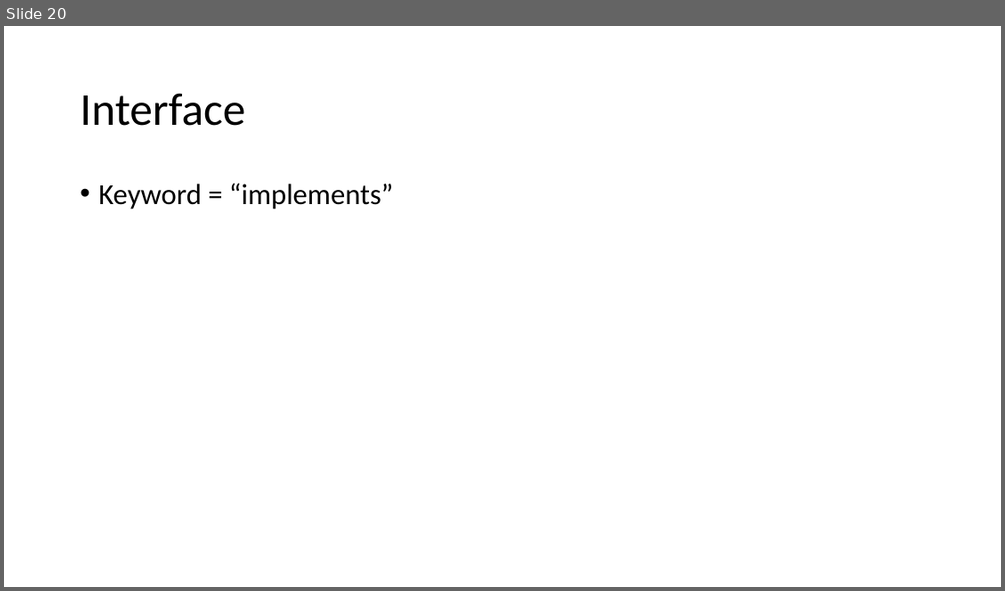
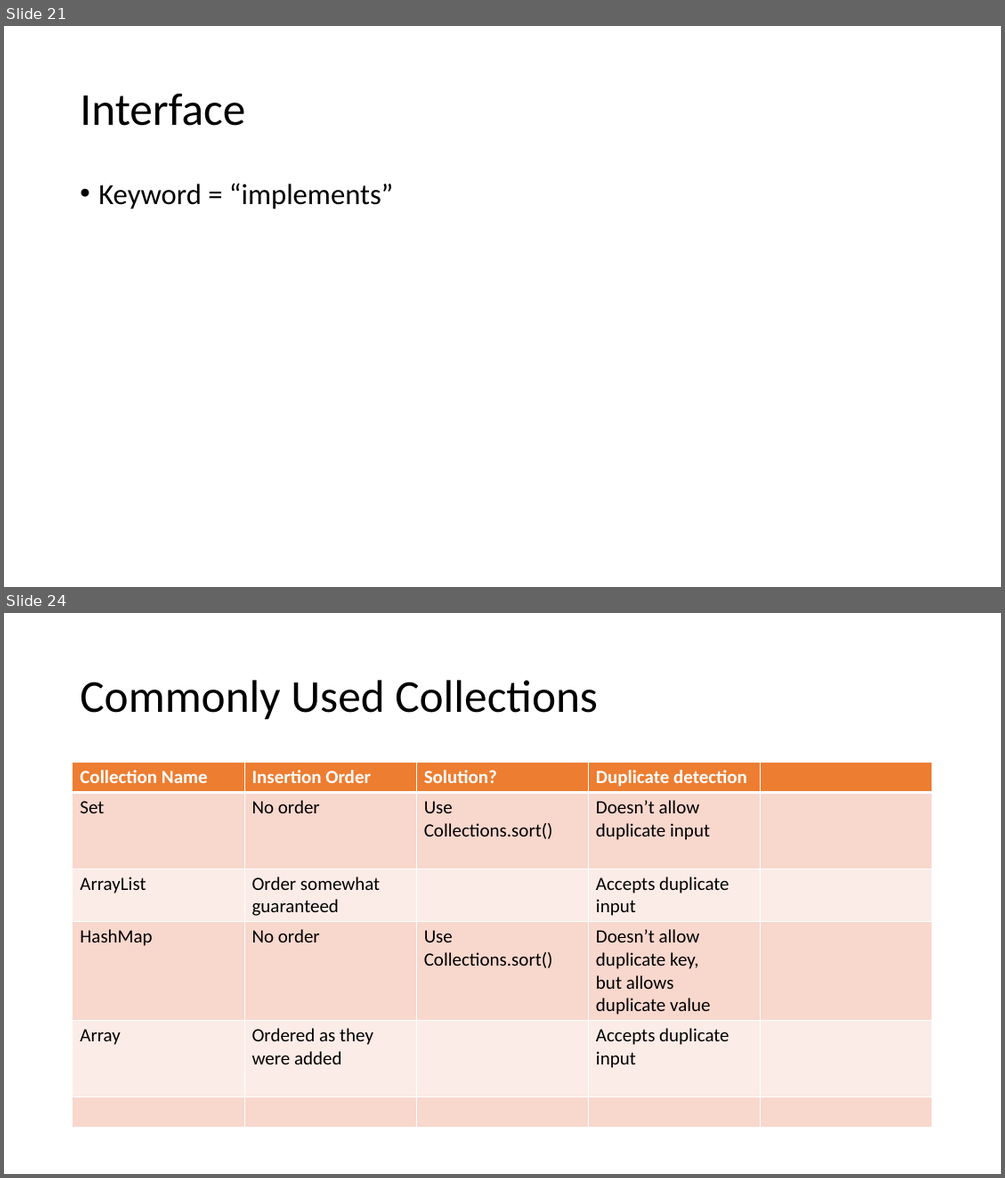
Before and after one commit to mcjavabootcamp/CourseWiki, a slide deck: TeachingMaterials/Object Oriented Programming.pptx. Shown one above the other, each under a label of ours: slide 20 before the commit, slides 21 and 24 after it; the slides between them are not shown. The pictures are 1005x591 and 1005x1178 pixels, drawn with LibreOffice and Linux fonts; fonts in the diff are those of the drawing. Boxes give left, top, right and bottom in pixels: in the first picture for what was removed or moved away, otherwise in the second. Text is boxed around its words. In the diff, an @@ line names an element or a change of style, - is before the commit and + after.

```diff
--- a/TeachingMaterials/Object Oriented Programming.pptx
+++ b/TeachingMaterials/Object Oriented Programming.pptx
@@ slide 24 added at [4, 613, 1001, 1174], background #FFFFFF @@
@@ title added at [80, 680, 598, 720], 44 pt, text #000000 @@
+Commonly Used Collections
@@ table added at [73, 763, 933, 1122], 6 rows, 5 columns @@
+Collection Name | Insertion Order | Solution? | Duplicate detection | 
+Set | No order | Use Collections.sort() | Doesn’t allow duplicate input | 
+ArrayList | Order somewhat guaranteed |  | Accepts duplicate input | 
+HashMap | No order | Use Collections.sort() | Doesn’t allow duplicate key, / but allows / duplicate value | 
+Array | Ordered as they were added |  | Accepts duplicate input | 
+ |  |  |  | 
@@ what was slide 20 is now slide 21 @@
```
Also in this commit, not shown: 6 slides changed, 4 other slides added, 2 slides removed.
